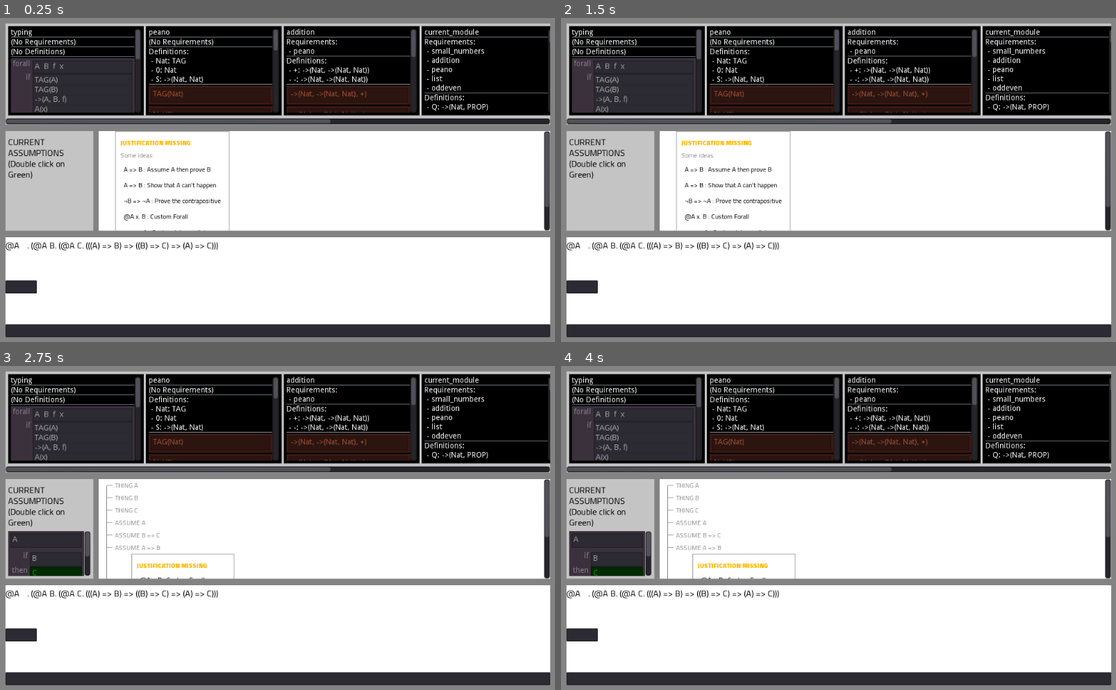
Above: before the commit, frames 1-4 (two rows, left to right).
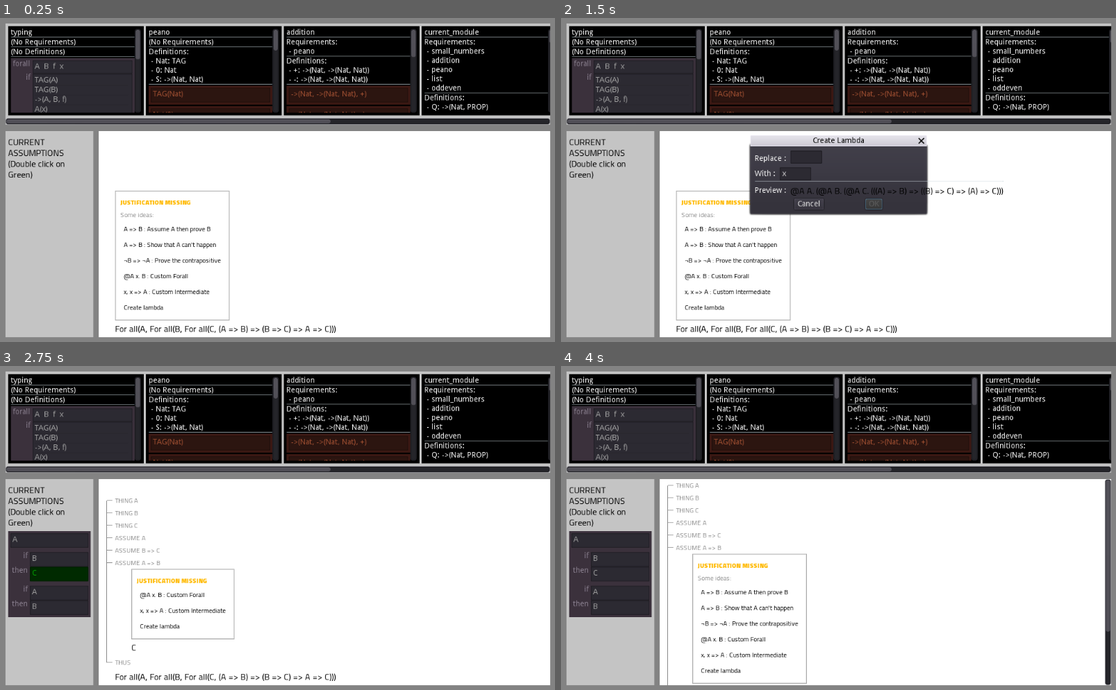
Above: after the commit, the same moments.

Repository: Negabinary/Math-Playground
Game: Godot game, scene res://Main.tscn
Same seed, same stepped clock (60 frames per second), same inputs: the game is played once before the commit and once after it.
Inputs (mouse positions are in pixels of both pictures, inside the frame that each line leads up to):
- Up to frame 1 (0.25 s): no input
- Up to frame 2 (1.5 s): click "x, x => A : Custom Intermedia…" at 0.5 s; click (733, 306) at 1.25 s, where only the run after the commit has a clickable "Create lambda"
- Up to frame 3 (2.75 s): click "A => B : Assume A then prove B" at 2 s
- Up to frame 4 (4 s): click "@A x. B : Custom Forall" at 2.75 s; click (644, 502) at 3.5 s, where only the run after the commit has a clickable "OK"

The runs differ from the first frame. In frame 1, 13% of the frame differs, in the area x 1-100%, y 34-99%; in frame 2, 21%; in frame 3, 13%; in frame 4, 12%.

Commit message:
Lambdas
Added new rules for introducing and eliminating lambdas.

Diff:
--- a/Main.tscn
+++ b/Main.tscn
@@ -144,13 +144,13 @@
 
 [node name="Proof" type="HSplitContainer" parent="VSplitContainer/VSplitContainer"]
 margin_right = 1004.0
-margin_bottom = 184.0
+margin_bottom = 381.0
 size_flags_vertical = 3
 custom_constants/separation = 10
 
 [node name="Context" type="ColorRect" parent="VSplitContainer/VSplitContainer/Proof"]
 margin_right = 162.0
-margin_bottom = 184.0
+margin_bottom = 381.0
 size_flags_horizontal = 3
 color = Color( 0.768627, 0.768627, 0.768627, 1 )
 
@@ -192,7 +192,7 @@
 [node name="Assumptions" type="ScrollContainer" parent="VSplitContainer/VSplitContainer/Proof/Context/VBoxContainer"]
 margin_top = 91.0
 margin_right = 152.0
-margin_bottom = 174.0
+margin_bottom = 371.0
 size_flags_horizontal = 3
 size_flags_vertical = 3
 scroll_horizontal_enabled = false
@@ -208,7 +208,7 @@
 [node name="ColorRect" type="ColorRect" parent="VSplitContainer/VSplitContainer/Proof"]
 margin_left = 172.0
 margin_right = 1004.0
-margin_bottom = 184.0
+margin_bottom = 381.0
 size_flags_horizontal = 3
 size_flags_stretch_ratio = 5.0
 theme = ExtResource( 1 )
@@ -223,7 +223,7 @@
 
 [node name="WrittenProof" type="VBoxContainer" parent="VSplitContainer/VSplitContainer/Proof/ColorRect/ScrollContainer"]
 margin_right = 832.0
-margin_bottom = 184.0
+margin_bottom = 381.0
 size_flags_horizontal = 3
 size_flags_vertical = 3
 alignment = 2
@@ -239,9 +239,9 @@
 text = "MODULE INFORMATION"
 
 [node name="Justification" type="MarginContainer" parent="VSplitContainer/VSplitContainer/Proof/ColorRect/ScrollContainer/WrittenProof"]
-margin_top = 184.0
+margin_top = 381.0
 margin_right = 832.0
-margin_bottom = 184.0
+margin_bottom = 381.0
 custom_constants/margin_right = 0
 custom_constants/margin_top = 0
 custom_constants/margin_left = 0
@@ -264,6 +264,7 @@
 margin_bottom = 600.0
 
 [node name="ColorRect" type="ColorRect" parent="VSplitContainer/VSplitContainer"]
+visible = false
 margin_top = 196.0
 margin_right = 1004.0
 margin_bottom = 381.0
--- a/project.godot
+++ b/project.godot
@@ -34,6 +34,11 @@
 "language": "GDScript",
 "path": "res://src/visual/ei_editor/expr_item_edit_helper_edit.gd"
 }, {
+"base": "Node",
+"class": "ExprItemLambdaHelper",
+"language": "GDScript",
+"path": "res://src/expr_item/helper_functions/expr_item_lambda_helper.gd"
+}, {
 "base": "Object",
 "class": "ExprItemType",
 "language": "GDScript",
@@ -82,7 +87,7 @@
 "base": "Object",
 "class": "Statement",
 "language": "GDScript",
-"path": "res://src/expr_item/statement.gd"
+"path": "res://src/expr_item/helper_functions/statement.gd"
 }, {
 "base": "Object",
 "class": "Tag",
@@ -125,6 +130,7 @@
 "ExprItemEdit": "",
 "ExprItemEditHelper": "",
 "ExprItemEditHelperEdit": "",
+"ExprItemLambdaHelper": "",
 "ExprItemType": "",
 "JustificationBuilder": "",
 "Locator": "",
--- a/src/expr_item/expr_item_type.gd
+++ b/src/expr_item/expr_item_type.gd
@@ -14,7 +14,6 @@
 
 
 func _init(ident:String, _type_info:=""):
-	print(ident + " := ")
 	identifier = ident
 	fm_strings = [identifier]
 
--- /dev/null
+++ b/src/expr_item/helper_functions/expr_item_lambda_helper.gd
@@ -0,0 +1,70 @@
+extends Node
+class_name ExprItemLambdaHelper
+
+
+static func create_lambda(location:Locator, argument_locations:Array, argument_types:Array, argument_values:Array) -> ExprItem:
+		var function_body := location.get_expr_item()
+
+		var values_rev = []
+
+		print(str("LL: ", location))
+		print(location.get_indeces())
+		print(str("AL: ", argument_locations))
+		print(str("AT: ", argument_types))
+
+		assert (argument_locations.size() == argument_types.size())
+		for i in argument_locations.size():
+			var type:ExprItemType = argument_types[i]
+			var expr_item := ExprItem.new(type)
+			for arg_loc in argument_locations[i]:
+				var truncated_indeces:Array = arg_loc.get_indeces().duplicate()
+				print(truncated_indeces)
+				print(location.get_indeces())
+				for idx in location.get_indeces():
+					assert (idx == truncated_indeces[0])
+					truncated_indeces.pop_front()
+				print(truncated_indeces)
+				print(str("BEFORE: ",function_body))
+				function_body = function_body.replace_at(truncated_indeces, expr_item)
+				print(str("AFTER: ",function_body))
+			values_rev.push_front(argument_values[i])
+
+		print(str("VR: ", values_rev))
+
+		print(str("FB: ", function_body))
+
+		var function := function_body
+		for type in argument_types:
+			function = ExprItem.new(
+				GlobalTypes.LAMBDA,
+				[ExprItem.new(type),function_body]
+			)
+
+		print(str("FN: ", function))
+
+		var applied_function := ExprItem.new(
+			GlobalTypes.LAMBDA,
+			[function.get_child(0), function.get_child(1)] + values_rev
+		)
+
+		print(location.get_root())
+		print(str("AF: ", applied_function))
+		print(location.get_indeces())
+		print(location.get_root().replace_at(location.get_indeces().duplicate(), applied_function))
+
+		return location.get_root().replace_at(location.get_indeces().duplicate(), applied_function)
+
+
+static func apply_lambda(location:Locator):
+	var root := location.get_root()
+	var lambda := location.get_expr_item()
+	var children := lambda.get_children()
+	var variable:ExprItem = children.pop_front()
+	var body:ExprItem = children.pop_front()
+	var value:ExprItem = children.pop_front()
+
+	var variable_instances = Locator.new(body).find_all(variable)
+	for variable_instance in variable_instances:
+		body = body.replace_at(variable_instance.get_indeces(), value)
+
+	return root.replace_at(location.get_indeces(), body)
--- a/src/expr_item/locator.gd
+++ b/src/expr_item/locator.gd
@@ -30,7 +30,7 @@
 	return indeces == []
 
 
-func get_root():
+func get_root() -> ExprItem:
 	return root_expr_item
 
 
@@ -49,11 +49,33 @@
 func get_child(idx:int) -> Locator:
 	var new_indeces := indeces.duplicate()
 	new_indeces.push_back(idx)
-	return get_script().new(expr_item, new_indeces, expr_item.get_child(idx), self)
+	return get_script().new(root_expr_item, new_indeces, expr_item.get_child(idx), self)
+
+
+func get_proof_box(root_proof_box:ProofBox):
+	if parent == null:
+		return root_proof_box
+	elif parent.get_type().is_binder() and get_indeces()[-1] == 1:
+		return ProofBox.new(
+			[parent.get_child(0).get_type()],
+			parent.get_proof_box(root_proof_box)
+		)
+	else:
+		return parent.get_proof_box(root_proof_box)
 
 
 func _to_string():
 	return expr_item.to_string()
+
+
+func find_all(find:ExprItem) -> Array: #<Locator>
+	if expr_item.compare(find):
+		return [self]
+	else:
+		var result = []
+		for i in get_child_count():
+			result += get_child(i).find_all(find)
+		return result
 
 
 func get_postorder_locator_list(list=[]):
--- a/src/proof_step/proof_step.gd
+++ b/src/proof_step/proof_step.gd
@@ -219,6 +219,19 @@
 func justify_with_instantiation(existential, new_type) -> void:
 	justification = InstantiateJustification.new(self, existential, new_type)
 	emit_signal("justified")
+
+
+func justify_with_create_lambda(location:Locator, argument_locations:Array, argument_types:Array, argument_values:Array): #Array<ExprItemType> # Array<Array<Locator>>
+	justification = EliminatedLambdaJustification.new(self, location, argument_locations, argument_types, argument_values)
+	emit_signal("justified")
+
+
+func justify_with_destroy_lambda(location:Locator):
+	assert (location.get_type() == GlobalTypes.LAMBDA)
+	assert (location.get_child_count() >= 3)
+	justification = IntroducedLambdaJustification.new(self, location)
+	emit_signal("justified")
+
 
 
 func get_requirements() -> Array:
@@ -529,3 +542,30 @@
 				context
 			)
 		]
+
+
+class EliminatedLambdaJustification extends Justification:
+	func _init(context:ProofStep, location:Locator, argument_locations:Array, argument_types:Array, argument_values:Array): #Array<ExprItemType> # Array<Array<Locator>>
+		requirements = [context.get_script().new(
+			ExprItemLambdaHelper.create_lambda(location, argument_locations, argument_types, argument_values),
+			context.module,
+			MissingJustification.new(),
+			context
+		)]
+
+	func get_justification_text():
+		return "APPLYING A FUNCTION"
+
+
+
+class IntroducedLambdaJustification extends Justification:
+	func _init(context:ProofStep, location:Locator): #Array<ExprItemType> # Array<Array<Locator>>
+		requirements = [context.get_script().new(
+			ExprItemLambdaHelper.apply_lambda(location),
+			context.module,
+			MissingJustification.new(),
+			context
+		)]
+
+	func get_justification_text():
+		return "INTRODUCING A FUNCTION"
--- a/src/visual/ei_editor/expr_item_edit.gd
+++ b/src/visual/ei_editor/expr_item_edit.gd
@@ -11,16 +11,27 @@
 
 func set_expr_item(expr_item:ExprItem, proof_box := GlobalTypes.PROOF_BOX) -> void:
 	if get_child_count() == 1:
-		get_child(0).queue_free()
+		var to_remove := get_child(0)
+		remove_child(to_remove)
+		to_remove.queue_free()
 	var child := ExprItemEditHelper.new(self, expr_item, proof_box)
 	add_child(child)
 	child.connect("minimum_size_changed", self, "_on_minimum_size_change")
+
+
+func has_holes() -> bool:
+	return get_child(0).has_holes()
 
 
 func get_expr_item() -> ExprItem:
 	return get_child(0).get_expr_item()
 
 
+func _on_changed(_expr_item:ExprItem):
+	emit_signal("expr_item_changed")
+	print("CHANGE!")
+
+
 func _on_minimum_size_change():
 	set_custom_minimum_size(get_child(0).rect_min_size)
 	set_size(get_child(0).rect_size)
--- a/src/visual/ei_editor/expr_item_edit_helper.gd
+++ b/src/visual/ei_editor/expr_item_edit_helper.gd
@@ -52,6 +52,7 @@
 func _init(root, expr_item:ExprItem = null,
 		   proof_box:ProofBox = GlobalTypes.PROOF_BOX, bound:=false):
 	self.root = root
+	connect("changed",root,"_on_changed", [self])
 	self.bound = bound
 	self.proof_box = proof_box
 	if expr_item == null:
@@ -138,6 +139,7 @@
 	if mode == HELPER_MODE.VIEW:
 		show_editor(string, true)
 	mode = HELPER_MODE.EDIT
+	emit_signal("changed")
 
 
 func _on_edit_done(type, flags:int):
--- /dev/null
+++ b/src/visual/options/CreateLambda.gd
@@ -0,0 +1,60 @@
+extends VBoxContainer
+
+signal update
+
+onready var ui_replace : ExprItemEdit = $Replace/Replace
+onready var ui_with : LineEdit = $With/With
+onready var ui_preview :ExprItemEdit = $Preview/Preview
+
+var new_type : ExprItemType
+var locator : Locator
+var argument_locations : Array
+var argument_types : Array
+var argument_values
+
+var valid : bool
+
+func setup(proof_step:ProofStep, locator:Locator, new_type:=ExprItemType.new("x")) -> void:
+	self.locator = locator
+	print(locator.get_indeces())
+	self.argument_types = [new_type]
+	self.argument_locations = [[]]
+	self.new_type = new_type
+	self.argument_values = []
+	var proof_box = locator.get_proof_box(proof_step.get_proof_box())
+	ui_replace.set_expr_item(null, proof_box)
+	ui_replace.connect("expr_item_changed", self, "_on_replace_changed")
+	ui_with.set_text(new_type.get_identifier())
+	ui_with.connect("text_changed", self, "_on_identifier_changed")
+	ui_preview.set_expr_item(locator.get_root(), proof_step.get_proof_box()) # hrmmm shouldn't have to give it a proof_box...
+	print(locator.get_indeces())
+
+func is_valid():
+	return !ui_replace.has_holes()
+
+func get_locator() -> Locator:
+	return locator
+
+func get_argument_locations() -> Array:
+	return argument_locations
+
+func get_argument_types() -> Array:
+	return argument_types
+
+func get_argument_values() -> Array:
+	return argument_values
+
+func _on_replace_changed():
+	if !ui_replace.has_holes():
+		argument_locations = [locator.find_all(ui_replace.get_expr_item())]
+		argument_values = [ui_replace.get_expr_item()]
+		var ei := ExprItemLambdaHelper.create_lambda(
+			locator, argument_locations, argument_types, argument_values
+		)
+		ui_preview.set_expr_item(ei)
+		print("---------")
+		print(ei)
+	emit_signal("update")
+
+func _on_identifier_changed(_t):
+	new_type.rename(ui_with.text)
--- /dev/null
+++ b/src/visual/options/CreateLambda.tscn
@@ -0,0 +1,69 @@
+[gd_scene load_steps=3 format=2]
+
+[ext_resource path="res://src/visual/ei_editor/expr_item_edit.gd" type="Script" id=1]
+[ext_resource path="res://src/visual/options/CreateLambda.gd" type="Script" id=2]
+
+[node name="CreateLambda" type="VBoxContainer"]
+anchor_right = 1.0
+anchor_bottom = 1.0
+margin_left = 8.0
+margin_top = 8.0
+margin_right = -8.0
+margin_bottom = -36.0
+script = ExtResource( 2 )
+__meta__ = {
+"_edit_use_anchors_": false
+}
+
+[node name="Replace" type="HBoxContainer" parent="."]
+margin_right = 1008.0
+margin_bottom = 14.0
+
+[node name="ReplaceLabel" type="Label" parent="Replace"]
+margin_right = 62.0
+margin_bottom = 14.0
+text = "Replace : "
+
+[node name="Replace" type="Control" parent="Replace"]
+margin_left = 66.0
+margin_right = 66.0
+margin_bottom = 14.0
+script = ExtResource( 1 )
+
+[node name="With" type="HBoxContainer" parent="."]
+margin_top = 18.0
+margin_right = 1008.0
+margin_bottom = 42.0
+
+[node name="WithLabel" type="Label" parent="With"]
+margin_top = 5.0
+margin_right = 42.0
+margin_bottom = 19.0
+text = "With : "
+
+[node name="With" type="LineEdit" parent="With"]
+margin_left = 46.0
+margin_right = 104.0
+margin_bottom = 24.0
+text = "x"
+
+[node name="HSeparator" type="HSeparator" parent="."]
+margin_top = 46.0
+margin_right = 1008.0
+margin_bottom = 50.0
+
+[node name="Preview" type="HBoxContainer" parent="."]
+margin_top = 54.0
+margin_right = 1008.0
+margin_bottom = 68.0
+
+[node name="PreviewLabel" type="Label" parent="Preview"]
+margin_right = 62.0
+margin_bottom = 14.0
+text = "Preview : "
+
+[node name="Preview" type="Control" parent="Preview"]
+margin_left = 66.0
+margin_right = 66.0
+margin_bottom = 14.0
+script = ExtResource( 1 )
--- /dev/null
+++ b/src/visual/written_proof_box/CreateLambdaDialog.gd
@@ -0,0 +1,9 @@
+extends ConfirmationDialog
+
+func pop_up(proof_step:ProofStep, locator:Locator) -> void:
+	$CreateLambda.setup(proof_step, locator)
+	get_ok().disabled = true
+	popup_centered()
+
+func _on_CreateLambda_update():
+	get_ok().disabled = !$CreateLambda.is_valid()
--- a/src/visual/written_proof_box/NewImplicationDialog.gd
+++ b/src/visual/written_proof_box/NewImplicationDialog.gd
@@ -2,9 +2,10 @@
 
 
 func pop_up(proof_box:ProofBox):
-	$ExprItemEdit.set_expr_item(null, proof_box)
-	popup()
+	$CenterContainer/ExprItemEdit.set_expr_item(null, proof_box)
+	get_ok().disabled = true
+	popup_centered()
 
 
 func _on_ExprItemEdit_expr_item_changed():
-	pass # Replace with function body.
+	get_ok().disabled = $CenterContainer/ExprItemEdit.has_holes()
--- a/src/visual/written_proof_box/WPBMissing.gd
+++ b/src/visual/written_proof_box/WPBMissing.gd
@@ -7,11 +7,14 @@
 var ui_matching_button
 var ui_custom_forall_button
 var ui_custom_implication_button
+var ui_create_lambda_button
+var ui_destroy_lambda_button
 
 
 func _ready():
 	$Ideas/PanelContainer/VBoxContainer/CustomForAllButton/NewIdentifierNameDialog.connect("confirmed", self, "_on_custom_forall_confirm")
 	$Ideas/PanelContainer/VBoxContainer/CustomImplicationButton/NewImplicationDialog.connect("confirmed", self, "_on_custom_implication_confirm")
+	$Ideas/PanelContainer/VBoxContainer/CreateLamdaButton/WindowDialog.connect("confirmed",self,"_on_create_lambda_confirm")
 
 
 func initialise(proof_step:ProofStep, selection_handler:SelectionHandler, active_dependency_id:=-1):
@@ -35,6 +38,13 @@
 	ui_custom_implication_button = $Ideas/PanelContainer/VBoxContainer/CustomImplicationButton
 	ui_custom_implication_button.visible = true
 	ui_custom_implication_button.connect("pressed", self, "_custom_implication_button")
+	ui_create_lambda_button = $Ideas/PanelContainer/VBoxContainer/CreateLamdaButton
+	ui_create_lambda_button.visible = true
+	ui_create_lambda_button.connect("pressed", self, "_create_lambda_button")
+	ui_destroy_lambda_button = $Ideas/PanelContainer/VBoxContainer/DestroyLambdaButton
+	ui_destroy_lambda_button.connect("pressed", self, "_destroy_lambda_button")
+	ui_destroy_lambda_button.visible = selection_handler.get_locator().get_type() == GlobalTypes.LAMBDA
+	selection_handler.connect("locator_changed", self, "_on_locator_changed")
 
 	var parent_type:ExprItemType = proof_step.get_statement().as_expr_item().get_type()
 
@@ -68,6 +78,10 @@
 		ui_reflexive_button.visible = false
 
 
+func _on_locator_changed(locator:Locator):
+	ui_destroy_lambda_button.visible = (locator != null) && (locator.get_type() == GlobalTypes.LAMBDA) && (locator.get_child_count() >= 3)
+
+
 func _implication_button():
 	proof_step.justify_with_implication()
 
@@ -92,6 +106,19 @@
 	ui_custom_forall_button.get_node("NewIdentifierNameDialog").popup()
 
 
+func _create_lambda_button():
+	var locator
+	if selection_handler.get_proof_step() == proof_step:
+		locator = selection_handler.get_locator()
+	else:
+		locator = Locator.new(proof_step.get_statement().as_expr_item())
+	ui_create_lambda_button.get_node("WindowDialog").pop_up(proof_step, locator)
+
+
+func _destroy_lambda_button():
+	proof_step.justify_with_destroy_lambda(selection_handler.get_locator())
+
+
 func _on_custom_forall_confirm():
 	proof_step.justify_with_generalisation(ui_custom_forall_button.get_node("NewIdentifierNameDialog/LineEdit").text)
 
@@ -101,4 +128,9 @@
 
 
 func _on_custom_implication_confirm():
-	JustificationBuilder.custom_implication(proof_step, $Ideas/PanelContainer/VBoxContainer/CustomImplicationButton/NewImplicationDialog/ExprItemEdit.get_expr_item())
+	JustificationBuilder.custom_implication(proof_step, $Ideas/PanelContainer/VBoxContainer/CustomImplicationButton/NewImplicationDialog/CenterContainer/ExprItemEdit.get_expr_item())
+
+
+func _on_create_lambda_confirm():
+	var create_lambda = $Ideas/PanelContainer/VBoxContainer/CreateLamdaButton/WindowDialog/CreateLambda
+	proof_step.justify_with_create_lambda(create_lambda.get_locator(), create_lambda.get_argument_locations(), create_lambda.get_argument_types(), create_lambda.get_argument_values())
--- a/src/visual/written_proof_box/WPBMissing.tscn
+++ b/src/visual/written_proof_box/WPBMissing.tscn
@@ -6,6 +6,8 @@
 [ext_resource path="res://src/visual/written_proof_box/WPBMissing.gd" type="Script" id=4]
 [ext_resource path="res://src/visual/written_proof/written_statement.gd" type="Script" id=5]
 [ext_resource path="res://src/visual/written_proof_box/NewImplicationDialog.gd" type="Script" id=6]
+[ext_resource path="res://src/visual/options/CreateLambda.tscn" type="PackedScene" id=7]
+[ext_resource path="res://src/visual/written_proof_box/CreateLambdaDialog.gd" type="Script" id=8]
 
 [node name="WBPMissing" type="VBoxContainer"]
 anchor_right = 1.0
@@ -17,20 +19,20 @@
 
 [node name="Ideas" type="MarginContainer" parent="."]
 margin_right = 235.0
-margin_bottom = 295.0
+margin_bottom = 361.0
 size_flags_horizontal = 0
 custom_constants/margin_left = 30
 
 [node name="PanelContainer" type="PanelContainer" parent="Ideas"]
 margin_left = 30.0
 margin_right = 235.0
-margin_bottom = 295.0
+margin_bottom = 361.0
 
 [node name="VBoxContainer" type="VBoxContainer" parent="Ideas/PanelContainer"]
 margin_left = 7.0
 margin_top = 7.0
 margin_right = 198.0
-margin_bottom = 288.0
+margin_bottom = 354.0
 __meta__ = {
 "_edit_use_anchors_": false
 }
@@ -147,7 +149,6 @@
 }
 
 [node name="NewIdentifierNameDialog" type="ConfirmationDialog" parent="Ideas/PanelContainer/VBoxContainer/CustomForAllButton"]
-visible = true
 margin_top = -219.0
 margin_right = 200.0
 margin_bottom = 29.0
@@ -188,8 +189,8 @@
 [node name="NewImplicationDialog" type="ConfirmationDialog" parent="Ideas/PanelContainer/VBoxContainer/CustomImplicationButton"]
 visible = true
 margin_top = -219.0
-margin_right = 200.0
-margin_bottom = 29.0
+margin_right = 250.0
+margin_bottom = -99.0
 window_title = "New Implication"
 resizable = true
 script = ExtResource( 6 )
@@ -197,22 +198,74 @@
 "_edit_use_anchors_": false
 }
 
-[node name="ExprItemEdit" type="Control" parent="Ideas/PanelContainer/VBoxContainer/CustomImplicationButton/NewImplicationDialog"]
-anchor_top = 0.5
-anchor_right = 1.0
-anchor_bottom = 0.5
+[node name="CenterContainer" type="CenterContainer" parent="Ideas/PanelContainer/VBoxContainer/CustomImplicationButton/NewImplicationDialog"]
 margin_left = 8.0
-margin_top = -116.0
-margin_right = -8.0
-margin_bottom = 88.0
+margin_top = 8.0
+margin_right = 242.0
+margin_bottom = 84.0
+__meta__ = {
+"_edit_use_anchors_": false
+}
+
+[node name="ExprItemEdit" type="Control" parent="Ideas/PanelContainer/VBoxContainer/CustomImplicationButton/NewImplicationDialog/CenterContainer"]
+margin_left = 117.0
+margin_top = 38.0
+margin_right = 117.0
+margin_bottom = 38.0
 script = ExtResource( 2 )
 __meta__ = {
 "_edit_use_anchors_": false
 }
 
+[node name="CreateLamdaButton" type="Button" parent="Ideas/PanelContainer/VBoxContainer"]
+margin_top = 285.0
+margin_right = 191.0
+margin_bottom = 314.0
+custom_fonts/font = ExtResource( 3 )
+custom_colors/font_color_disabled = Color( 0.631373, 0.631373, 0.631373, 1 )
+custom_colors/font_color = Color( 0, 0, 0, 1 )
+custom_colors/font_color_hover = Color( 0, 0, 0, 1 )
+custom_colors/font_color_pressed = Color( 0, 0, 0, 1 )
+text = "Create lambda"
+flat = true
+align = 0
+__meta__ = {
+"_edit_use_anchors_": false
+}
+
+[node name="WindowDialog" type="ConfirmationDialog" parent="Ideas/PanelContainer/VBoxContainer/CreateLamdaButton"]
+visible = true
+margin_right = 325.0
+margin_bottom = 125.0
+window_title = "Create Lambda"
+resizable = true
+script = ExtResource( 8 )
+__meta__ = {
+"_edit_use_anchors_": false
+}
+
+[node name="CreateLambda" parent="Ideas/PanelContainer/VBoxContainer/CreateLamdaButton/WindowDialog" instance=ExtResource( 7 )]
+
+[node name="DestroyLambdaButton" type="Button" parent="Ideas/PanelContainer/VBoxContainer"]
+margin_top = 318.0
+margin_right = 191.0
+margin_bottom = 347.0
+custom_fonts/font = ExtResource( 3 )
+custom_colors/font_color_disabled = Color( 0.631373, 0.631373, 0.631373, 1 )
+custom_colors/font_color = Color( 0, 0, 0, 1 )
+custom_colors/font_color_hover = Color( 0, 0, 0, 1 )
+custom_colors/font_color_pressed = Color( 0, 0, 0, 1 )
+text = "Destroy Lambda"
+flat = true
+align = 0
+__meta__ = {
+"_edit_use_anchors_": false
+}
+
 [node name="Statement" type="Control" parent="."]
-margin_top = 299.0
+margin_top = 365.0
 margin_right = 1024.0
-margin_bottom = 299.0
+margin_bottom = 365.0
 script = ExtResource( 5 )
-[connection signal="expr_item_changed" from="Ideas/PanelContainer/VBoxContainer/CustomImplicationButton/NewImplicationDialog/ExprItemEdit" to="Ideas/PanelContainer/VBoxContainer/CustomImplicationButton/NewImplicationDialog" method="_on_ExprItemEdit_expr_item_changed"]
+[connection signal="expr_item_changed" from="Ideas/PanelContainer/VBoxContainer/CustomImplicationButton/NewImplicationDialog/CenterContainer/ExprItemEdit" to="Ideas/PanelContainer/VBoxContainer/CustomImplicationButton/NewImplicationDialog" method="_on_ExprItemEdit_expr_item_changed"]
+[connection signal="update" from="Ideas/PanelContainer/VBoxContainer/CreateLamdaButton/WindowDialog/CreateLambda" to="Ideas/PanelContainer/VBoxContainer/CreateLamdaButton/WindowDialog" method="_on_CreateLambda_update"]
Renamed: src/expr_item/statement.gd -> src/expr_item/helper_functions/statement.gd
Not shown: 1 places in src/visual/written_proof_box/WPBMissing.tscn that only renumber resources
